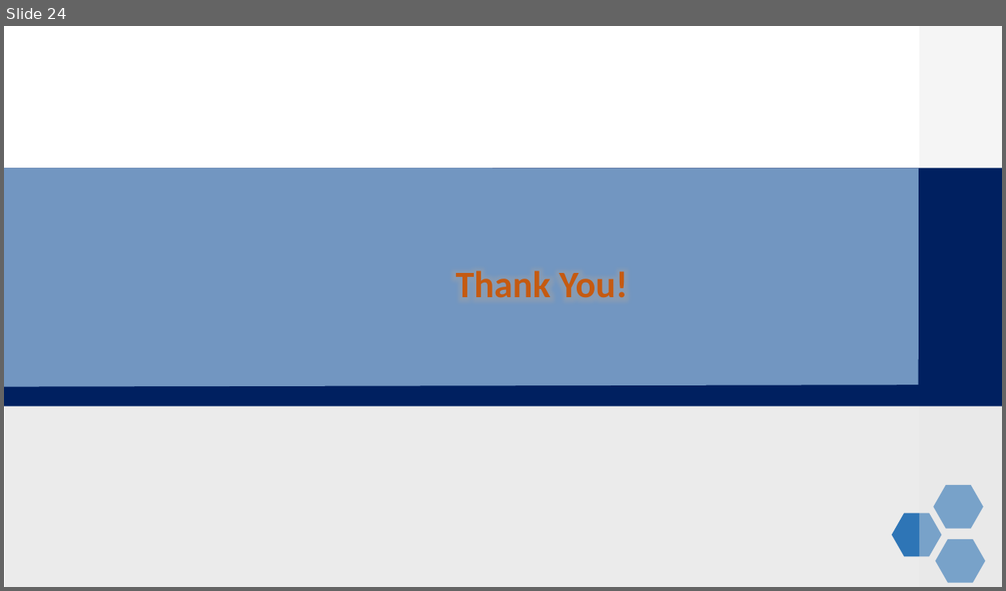
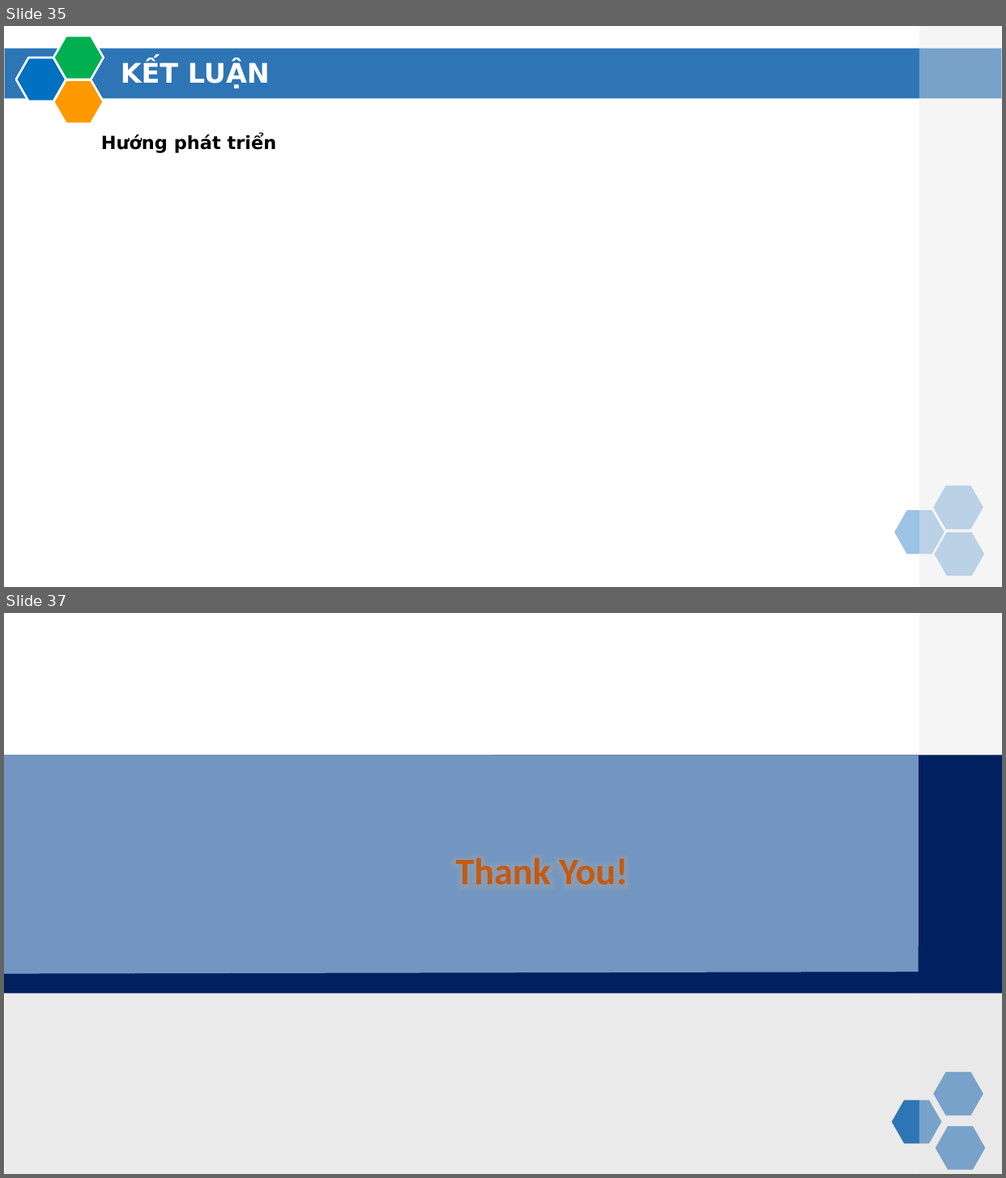
Before and after one commit to sonnc/LuanVan_SonNC_CA190141, a slide deck: LvThs.PPTX. Shown one above the other, each under a label of ours: slide 24 before the commit, slides 35 and 37 after it; the slides between them are not shown. The pictures are 1006x591 and 1006x1178 pixels, drawn with LibreOffice and Linux fonts; fonts in the diff are those of the drawing; background and template pictures are left out. Boxes give left, top, right and bottom in pixels: in the first picture for what was removed or moved away, otherwise in the second. Text is boxed around its words. In the diff, an @@ line names an element or a change of style, - is before the commit and + after.

```diff
--- a/LvThs.PPTX
+++ b/LvThs.PPTX
@@ slide 35 added at [4,26,1002,587], background #FFFFFF @@
@@ rectangle added at [4,49,1002,100], fill #2E75B6, outline #9DC3E6 1 pt @@
@@ hexagon added at [53,36,104,79], fill #00B050, outline #FFFFFF 2 pt @@
@@ rectangle added at [919,26,1002,587], fill #E7E6E6 at 40% opacity @@
@@ hexagon added at [16,58,66,101], fill #0070C0, outline #FFFFFF 2 pt @@
@@ text added at [121,61,270,88], 26 pt, text #FFFFFF, bold @@
+KẾT LUẬN
@@ hexagon added at [53,80,104,123], fill #FF9900, outline #FFFFFF 2 pt @@
@@ text added at [101,134,277,153], 17.6 pt, text #000000, bold @@
+Hướng phát triển
@@ hexagon added at [934,485,984,529], fill #9DC3E6 @@
@@ hexagon added at [895,510,945,554], fill #9DC3E6 @@
@@ hexagon added at [935,533,985,576], fill #9DC3E6 @@
@@ what was slide 24 is now slide 37 @@
```
Also in this commit, not shown: 13 slides changed, 16 other slides added, 4 slides removed, 47 other files.
